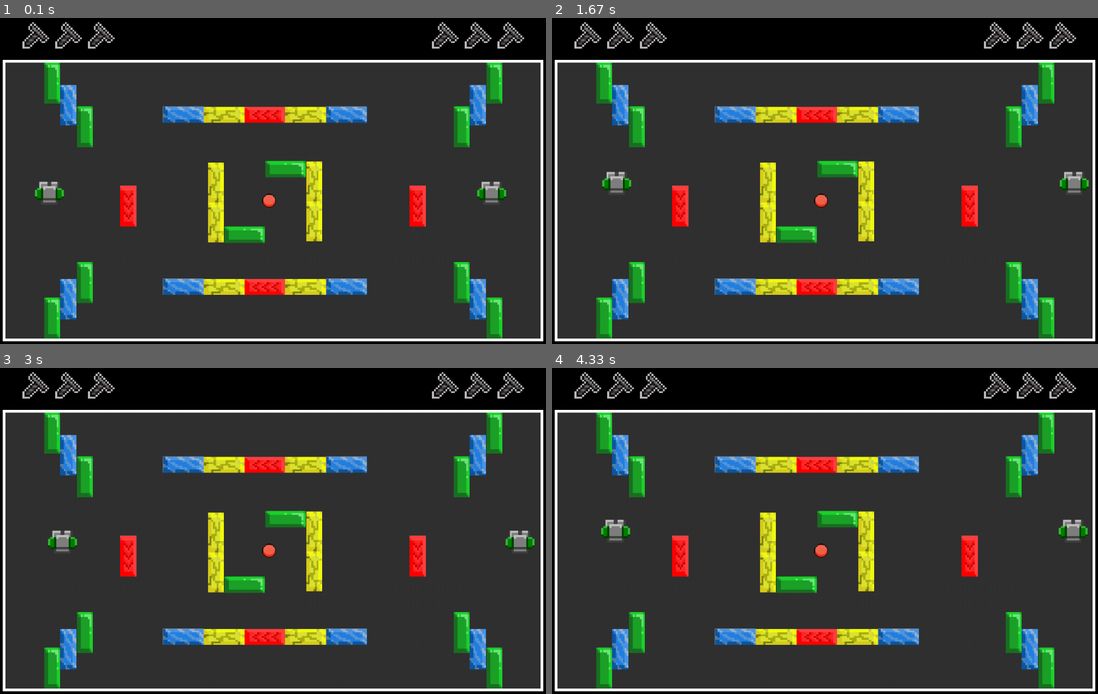
Above: before the commit, frames 1-4 (two rows, left to right).
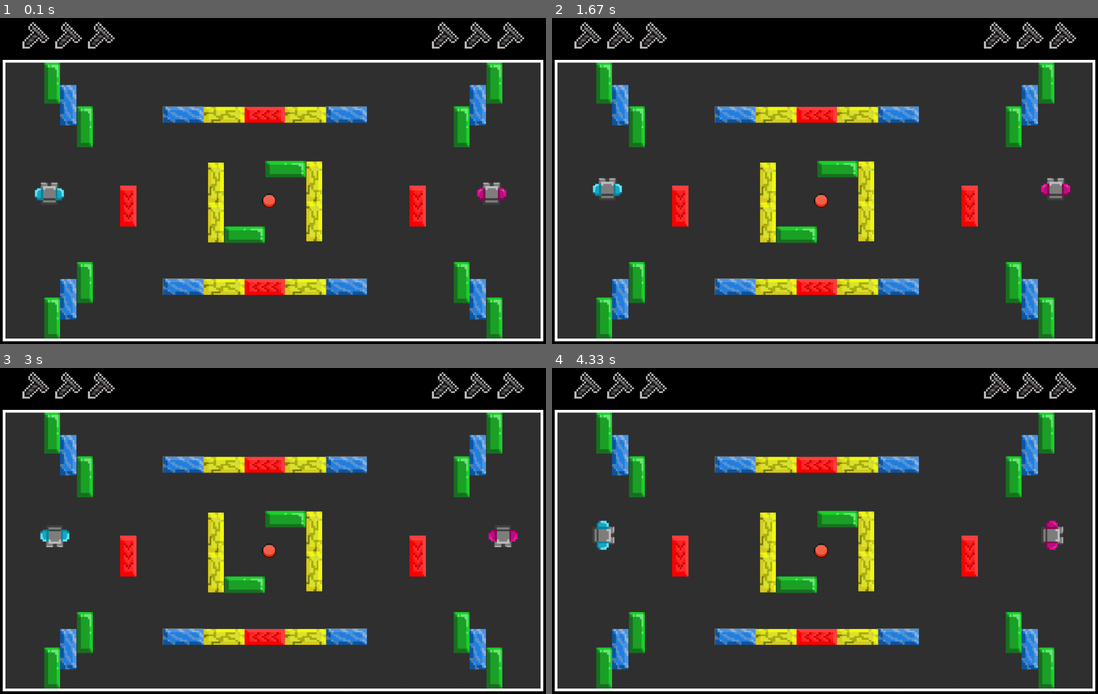
Above: after the commit, the same moments.

Repository: klissiadev/dodgebot_pygame
Game: pygame game, started from dodgebots-pygame.py
Same seed, same stepped clock (60 frames per second), same inputs: the game is played once before the commit and once after it.
Inputs:
- Up to frame 1 (0.1 s): no input
- Up to frame 2 (1.67 s): hold E 0.33-0.8 s; hold Right 0.33-0.8 s; hold Right 0.83-1.3 s; hold D 0.83-1.3 s; tap Space at 0.9, 1.2, 1.4 s; tap E at 0.98 s; hold Up 1.33-1.63 s; hold W 1.33-1.63 s
- Up to frame 3 (3 s): hold Right 1.67-2.13 s; hold D 1.67-2.13 s; tap Space at 1.73, 2.03, 2.23, 2.53, 2.8 s; hold Left 2.17-2.7 s; hold A 2.17-2.7 s; tap E at 2.32 s; hold Down from 2.73 s (still down); hold S from 2.73 s (still down)
- Up to frame 4 (4.33 s): release Down at 3.03 s; release S at 3.03 s; hold Left 3.07-3.47 s; hold A 3.07-3.47 s; tap Space at 3.13, 3.43, 3.57, 3.97, 4.27 s; hold Up 3.5-3.87 s; hold W 3.5-3.87 s; tap E at 3.65 s; hold Right from 3.9 s (still down); hold D from 3.9 s (still down)

The runs differ from the first frame. In frame 1, 0.3% of the frame differs, in the area x 6-93%, y 50-57%; in frame 2, 0.8%; in frame 3, 0.7%; in frame 4, 0.9%, in the area x 7-99%, y 46-56%.

Commit message:
Players movement sprites, speed and conditional for taking the ball added

Diff:
--- a/dodgebots-pygame.py
+++ b/dodgebots-pygame.py
@@ -24,7 +24,8 @@
 
 # Screws // lives
 screw_img = pygame.image.load(".//assets/screw.png")
-screw_img = pygame.transform.scale(screw_img,(50,50))
+screw_img = pygame.transform.scale(screw_img, (50, 50))
+
 
 def draw_lives_player_1(width, lives):
     for column in range(lives):
@@ -32,14 +33,16 @@
         screw_y = 10
         screen.blit(screw_img, (screw_x, screw_y))
 
+
 BALL_WIDTH = 25
 BALL_HEIGHT = 25
 BALL_RADIUS = BALL_WIDTH / 2
 
+
 class Ball:
     def __init__(self, x, y):
-        self.image = pygame.transform.scale(pygame.image.load('.//assets/ball.png'),(BALL_WIDTH,BALL_HEIGHT))
-        self.rect = self.image.get_rect(topleft = (x, y))
+        self.image = pygame.transform.scale(pygame.image.load('.//assets/ball.png'), (BALL_WIDTH, BALL_HEIGHT))
+        self.rect = self.image.get_rect(topleft=(x, y))
         self.x = x
         self.y = y
         self.speed_x = 3
@@ -49,9 +52,14 @@
         self.x += self.speed_x
         self.y += self.speed_y
 
+        if self.rect.left <= BORDER_THICKNESS or self.rect.right >= FIELD_WIDTH:
+            self.speed_x *= -1
+        if self.rect.top <= 80 or self.rect.bottom >= 80 + FIELD_HEIGHT:
+            self.speed_y *= -1
 
     def draw(self, surface):
         surface.blit(self.image, self.rect.topleft)
+
 
 '''def check_collision(ball, blocks):
     ball_rect = pygame.Rect()
@@ -59,30 +67,29 @@
         if ball_rect.colliderect(block.rect):
             '''
 
-# Game loop
-running = True
-ball = Ball(475, 320)
-blocks = bc.create_blocks()
 
 # Player Class
 class Player(pygame.sprite.Sprite):
     def __init__(self, x, y, controls, images):
         super().__init__()
         self.images = {
-            'normal': pygame.transform.scale(pygame.image.load(images['normal']).convert_alpha(),(60,60)),
-            'throwing': pygame.transform.scale(pygame.image.load(images['throwing']).convert_alpha(),(60,60)),
-            'defense': pygame.transform.scale(pygame.image.load(images['defense']).convert_alpha(),(60,60))
+            'normal': pygame.transform.scale(pygame.image.load(images['normal']).convert_alpha(), (60, 60)),
+            'normal_right': pygame.transform.scale(pygame.image.load(images['normal_right']).convert_alpha(), (60, 60)),
+            'normal_left': pygame.transform.scale(pygame.image.load(images['normal_left']).convert_alpha(), (60, 60)),
+            'normal_down': pygame.transform.scale(pygame.image.load(images['normal_down']).convert_alpha(), (60, 60)),
+            'throwing': pygame.transform.scale(pygame.image.load(images['throwing']).convert_alpha(), (60, 60)),
+            'defense': pygame.transform.scale(pygame.image.load(images['defense']).convert_alpha(), (60, 60))
         }
         self.image = self.images['normal']
         self.rect = self.image.get_rect(topleft=(x, y))
         self.x = x
         self.y = y
-        self.speed = 1
+        self.speed = 0.4
         self.controls = controls  # Set controls
         self.holding_ball = False
         self.defending = False
 
-    def move(self,keys, blocks):
+    def move(self, keys, blocks):
         dx, dy = 0, 0
 
         if keys[self.controls['left']]:
@@ -113,9 +120,6 @@
         if self.rect.bottom > 80 + FIELD_HEIGHT:
             self.rect.bottom = 70 + FIELD_HEIGHT
 
-
-
-
     def check_collision(self, blocks):
         for block in blocks:
             if self.rect.colliderect(block.rect):
@@ -123,12 +127,19 @@
         return False
 
     def update_animation(self):
-        if self.defending:
+        if keys[self.controls['defend_or_throw']]:
             self.image = self.images['defense']
         elif self.holding_ball:
             self.image = self.images['throwing']
         else:
-            self.image = self.images['normal']
+            if keys[self.controls['left']]:
+                self.image = self.images['normal_left']
+            if keys[self.controls['right']]:
+                self.image = self.images['normal_right']
+            if keys[self.controls['up']]:
+                self.image = self.images['normal']
+            if keys[self.controls['down']]:
+                self.image = self.images['normal_down']
 
     def draw(self, surface):
         surface.blit(self.image, self.rect.topleft)
@@ -151,16 +162,27 @@
     'defend_or_throw': pygame.K_SPACE
 }
 
-# Since both players use the same images
-player_images = {
+player1_image = {
     'normal': './assets/players/normal.png',
+    'normal_right': './assets/players/normal_right.png',
+    'normal_left': './assets/players/normal_left.png',
+    'normal_down': './assets/players/normal_down.png',
     'throwing': './assets/players/throwing.png',
     'defense': './assets/players/defense.png'
 }
 
+player2_image = {
+    'normal': './assets/players/normal2.png',
+    'normal_right': './assets/players/normal2_right.png',
+    'normal_left': './assets/players/normal2_left.png',
+    'normal_down': './assets/players/normal2_down.png',
+    'throwing': './assets/players/throwing.png',
+    'defense': './assets/players/defense.png'
+}
+
 # Create the two players
-player1 = Player(60, FIELD_HEIGHT/2 + 30, player1_controls, player_images)
-player2 = Player(FIELD_WIDTH - 120, FIELD_HEIGHT/2 + 30, player2_controls, player_images)
+player1 = Player(60, FIELD_HEIGHT / 2 + 30, player1_controls, player1_image)
+player2 = Player(FIELD_WIDTH - 120, FIELD_HEIGHT / 2 + 30, player2_controls, player2_image)
 
 # loop
 running = True
@@ -175,6 +197,8 @@
         if event.type == pygame.QUIT:
             running = False
 
+    ball.move()
+
     keys = pygame.key.get_pressed()
 
     player1.move(keys, blocks)
@@ -182,6 +206,11 @@
 
     player1.update_animation()
     player2.update_animation()
+
+    # Catching the ball when speed equals to zero
+    if ball.speed_x == 0 and ball.speed_y == 0:
+        if player1.x == ball.rect.left and player1.y == ball.rect.top:
+            player1.image = player1.images['throwing']
 
     # Draw field
     pygame.draw.rect(screen, COLOR_DARK_GRAY, (BORDER_THICKNESS, 80, FIELD_WIDTH, FIELD_HEIGHT))
Binary file changed: assets/players/defense.png
Binary file changed: assets/players/normal.png
Binary file added: assets/players/normal2.png
Binary file added: assets/players/normal2_down.png
Binary file added: assets/players/normal2_left.png
Binary file added: assets/players/normal2_right.png
Binary file added: assets/players/normal_down.png
Binary file added: assets/players/normal_left.png
Binary file added: assets/players/normal_right.png
Binary file changed: assets/players/throwing.png
